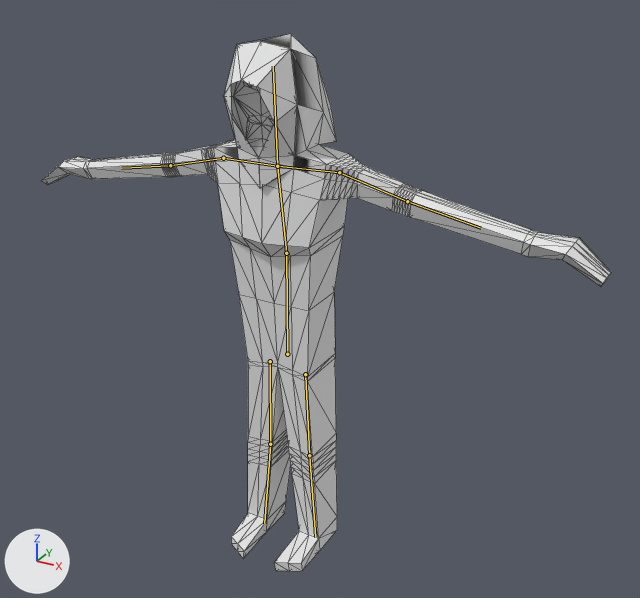
Before and after pictures for a commit that changed the glTF model game/Assets/Models/zombie.glb.
Camera for both pictures: a camera (50 mm lens) standing at (2.81, -4.7, 4.23) and looking at (0.31, -0.16, 1.95). Arrows for +X, +Y and +Z are at lower left; the lights stay in place. The bones that bend it are drawn over the model as lines. Mesh edges are drawn as thin lines.

The first picture shows 'zombie'.
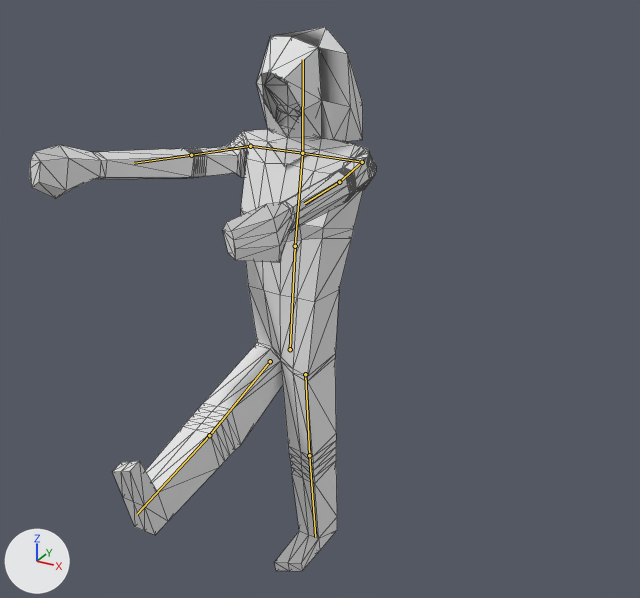
The newer file adds an action. The first version stands in its rest pose; the second is drawn at frame 10 of the action 'walk'.

The change, as a list of edits to the scene's bpy script:
```text
Change bone_bone:
    where bone_bone = bpy.data.objects['Zombie'].pose.bones['Bone']
    bone_bone.location: (0.0, 0.0, 0.0) -> (0.0, 0.019, -0.037)
    bone_bone.rotation_quaternion: (1.0, 0.0, 0.0, 0.0) -> (0.999, -0.051, 0.0, 0.0)  # degrees (0, 0, 0) -> degrees (-6, 0, 0)
Change bone_bone_001:
    where bone_bone_001 = bpy.data.objects['Zombie'].pose.bones['Bone.001']  # child of 'Bone'
    bone_bone_001.rotation_quaternion: (1.0, 0.0, 0.0, 0.0) -> (0.993, -0.115, 0.0, 0.0)  # degrees (0, 0, 0) -> degrees (-13, 0, 0)
Change bone_bone_002:
    where bone_bone_002 = bpy.data.objects['Zombie'].pose.bones['Bone.002']  # child of 'Bone.001'
    bone_bone_002.rotation_quaternion: (1.0, 0.0, 0.0, 0.0) -> (0.976, 0.197, -0.067, -0.056)  # degrees (0, 0, 0) -> degrees (23, -6, -8)
Change bone_bone_005:
    where bone_bone_005 = bpy.data.objects['Zombie'].pose.bones['Bone.005']  # child of 'Bone.003'
    bone_bone_005.rotation_quaternion: (1.0, 0.0, 0.0, 0.0) -> (0.684, 0.447, 0.414, 0.401)  # degrees (0, 0, 0) -> degrees (75, 12, 70)
Change bone_bone_006:
    where bone_bone_006 = bpy.data.objects['Zombie'].pose.bones['Bone.006']  # child of 'Bone.005'
    bone_bone_006.rotation_quaternion: (1.0, 0.0, 0.0, 0.0) -> (0.993, 0.029, -0.011, 0.117)  # degrees (0, 0, 0) -> degrees (3, -2, 13)
Change bone_bone_007:
    where bone_bone_007 = bpy.data.objects['Zombie'].pose.bones['Bone.007']  # child of 'Bone.004'
    bone_bone_007.rotation_quaternion: (1.0, 0.0, 0.0, 0.0) -> (0.715, 0.489, -0.301, -0.399)  # degrees (0, 0, 0) -> degrees (70, -2, -60)
Change bone_bone_008:
    where bone_bone_008 = bpy.data.objects['Zombie'].pose.bones['Bone.008']  # child of 'Bone.007'
    bone_bone_008.rotation_quaternion: (1.0, 0.0, 0.0, 0.0) -> (0.996, 0.016, 0.017, -0.083)  # degrees (0, 0, 0) -> degrees (2, 2, -9)
Change bone_bone_010:
    where bone_bone_010 = bpy.data.objects['Zombie'].pose.bones['Bone.010']
    bone_bone_010.rotation_quaternion: (1.0, 0.0, 0.0, 0.0) -> (0.795, -0.009, 0.037, 0.605)  # degrees (0, 0, 0) -> degrees (2, 4, 75)
Change bone_bone_011:
    where bone_bone_011 = bpy.data.objects['Zombie'].pose.bones['Bone.011']  # child of 'Bone.010'
    bone_bone_011.rotation_quaternion: (1.0, 0.0, 0.0, 0.0) -> (1.0, -0.013, -0.005, -0.001)  # degrees (0, 0, 0) -> degrees (-2, -1, 0)
```

Changed parts and their boxes [x1, y1, x2, y2] in the pictures (640 x 598 px):
'zombie', posed (39% narrower): before [41, 34, 611, 571]; after [30, 27, 376, 571]
bone 'Bone', root to tip: before (287, 354) to (286, 253); after (290, 349) to (295, 246)
bone 'Bone.001', root to tip: before (286, 253) to (277, 166); after (295, 246) to (302, 153)
bone 'Bone.002', root to tip: before (277, 166) to (273, 66); after (302, 153) to (303, 59)
bone 'Bone.005', root to tip: before (223, 158) to (170, 165); after (250, 146) to (191, 155)
bone 'Bone.006', root to tip: before (170, 165) to (121, 168); after (191, 155) to (134, 163)
bone 'Bone.007', root to tip: before (339, 172) to (407, 201); after (362, 162) to (339, 182)
bone 'Bone.008', root to tip: before (407, 201) to (481, 228); after (339, 182) to (304, 203)
bone 'Bone.010', root to tip: before (270, 361) to (270, 444); after (270, 361) to (209, 435)
bone 'Bone.011', root to tip: before (270, 444) to (264, 523); after (209, 435) to (137, 514)
